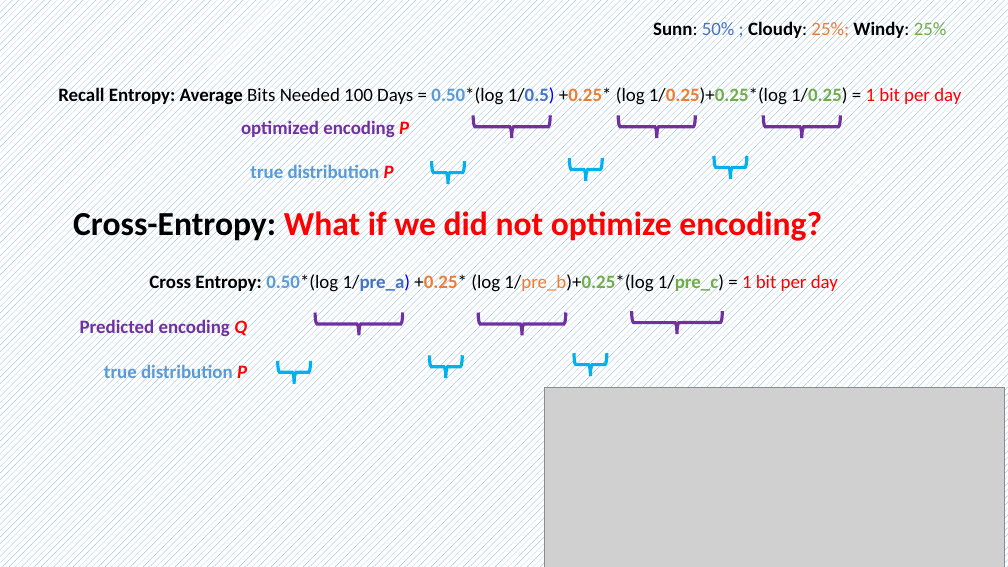
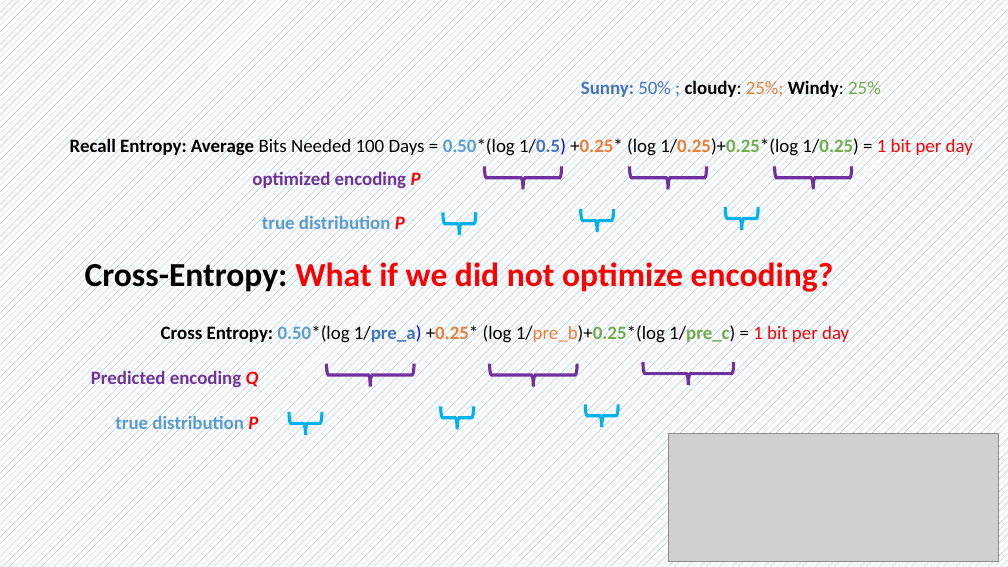
Before and after one commit to frankwxu/AI4DigitalForensics, a slide deck: slide 18 of CYFI445/lectures/08_multiclass_classification_n_to_n_2hidden/0_ML_concepts_multiclass.pptx. Drawn at 1008x567 pixels with LibreOffice and Linux fonts; fonts in the diff are those of the drawing; grey boxes stand for pictures; background and template pictures are left out. Boxes give left, top, right and bottom in pixels: in the first picture for what was removed or moved away, otherwise in the second. Text is boxed around its words. In the diff, an @@ line names an element or a change of style, - is before the commit and + after.

```diff
--- a/CYFI445/lectures/08_multiclass_classification_n_to_n_2hidden/0_ML_concepts_multiclass.pptx
+++ b/CYFI445/lectures/08_multiclass_classification_n_to_n_2hidden/0_ML_concepts_multiclass.pptx
@@ text at [581,78,881,99]: text changed @@
-Sunn: 50% ; Cloudy: 25%; Windy: 25%
+Sunny: 50% ; cloudy: 25%; Windy: 25%
@@ 12 left braces, 7 texts: place and size @@
-12 left braces, 7 texts at [58,85,961,384]
+12 left braces, 7 texts at [70,136,973,435]
@@ picture: place and size @@
-picture at [544,388,1005,567]
+picture at [668,433,999,562]
```
Also in this commit, not shown: 2 other slides changed, 2 slides added.
